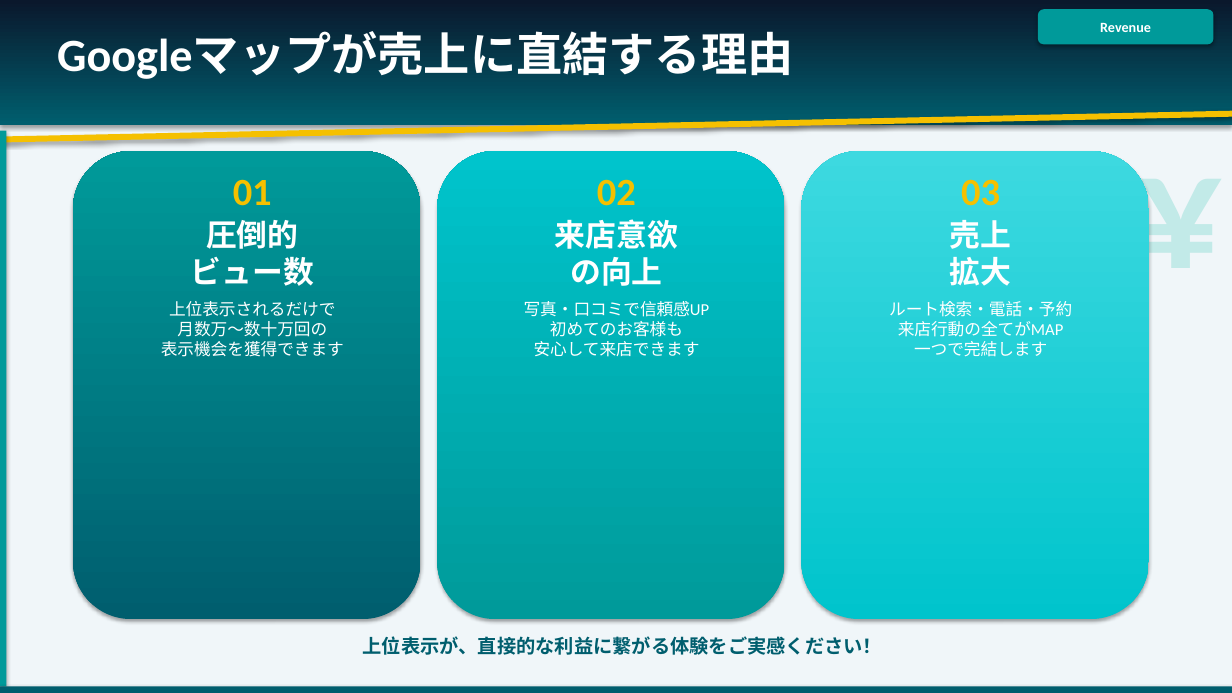
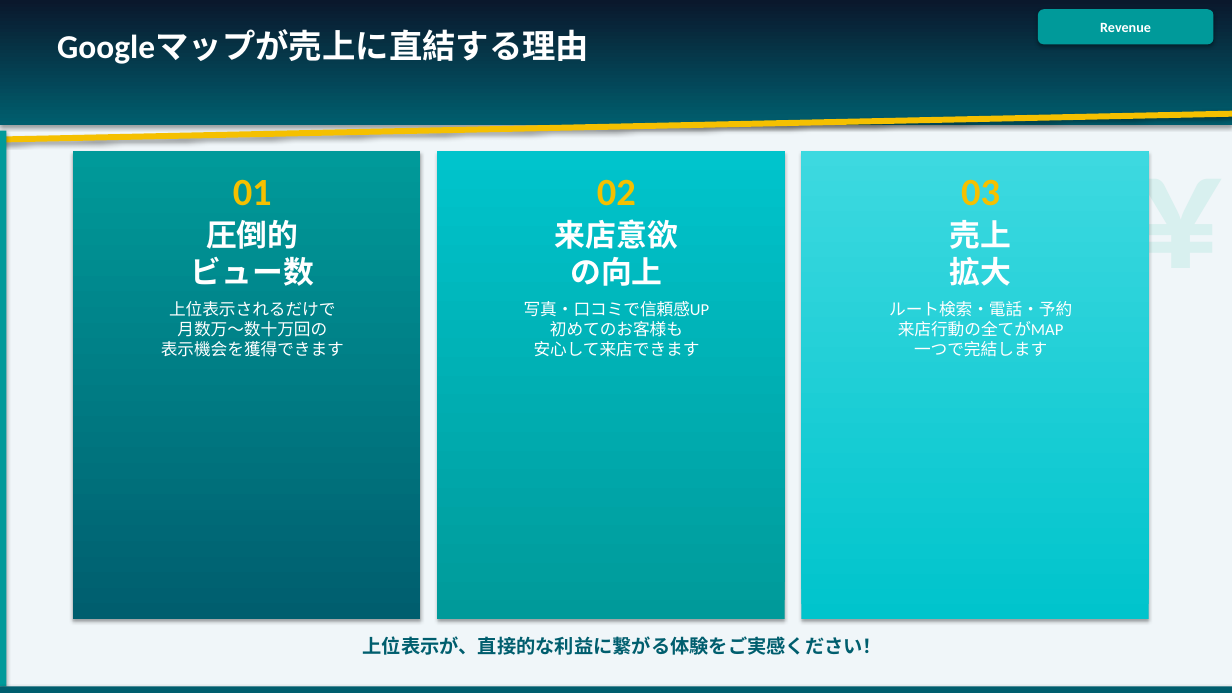
Before and after one commit to shiraishi0101work/unpaid-check, a slide deck: slide 5 of 08【MEO対策エンド資料デザイン化】/MEO対策エンド資料_v5.pptx. Drawn at 1232x693 pixels with LibreOffice and Linux fonts; fonts in the diff are those of the drawing. Boxes give left, top, right and bottom in pixels: in the first picture for what was removed or moved away, otherwise in the second. Text is boxed around its words. In the diff, an @@ line names an element or a change of style, - is before the commit and + after.

```diff
--- a/08【MEO対策エンド資料デザイン化】/MEO対策エンド資料_v5.pptx
+++ b/08【MEO対策エンド資料デザイン化】/MEO対策エンド資料_v5.pptx
@@ text "Googleマップが売上に直結する理由" at [57, 30, 589, 64]: size 36 to 26 pt @@
@@ text "¥" at [493, 97, 1232, 596]: text colour #C2EAE8 to #D8F0EF @@
@@ rounded rectangle to rectangle in 3 elements at [73, 152, 421, 620], [437, 152, 785, 620], [801, 152, 1149, 620] @@
```
Also in this commit, not shown: 22 other slides changed, 21 other files.
